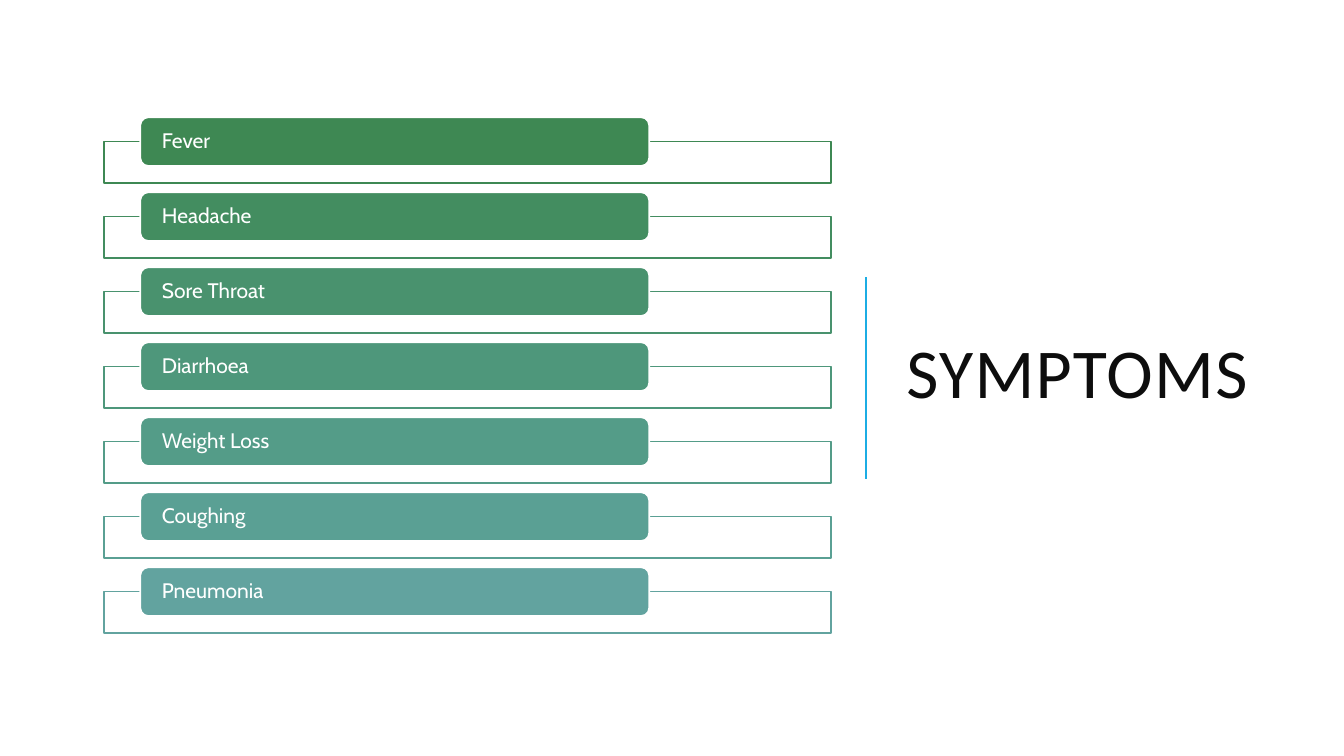
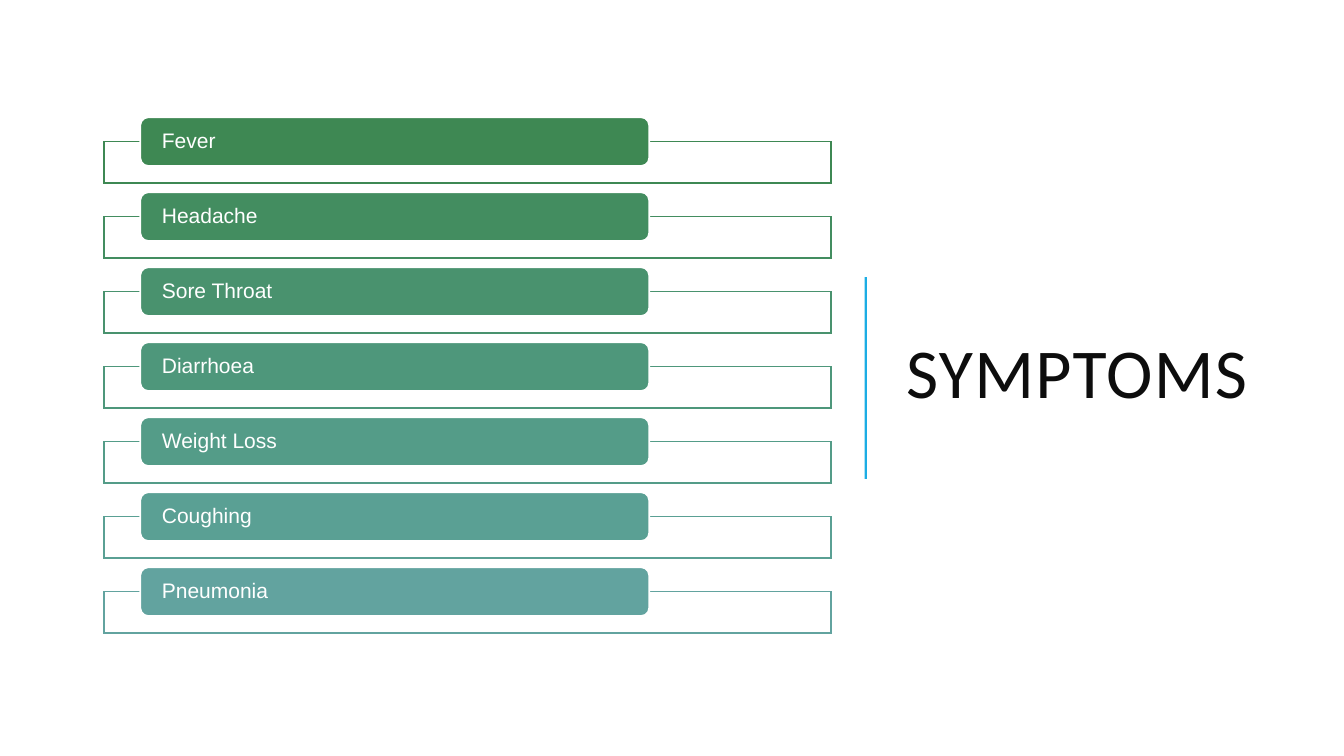
Before and after one commit to spicata/mint-fresh-notes, a slide deck: slide 3 of assets/A look at HIV.pptx. Drawn at 1344x756 pixels with LibreOffice and Linux fonts; fonts in the diff are those of the drawing. Boxes give left, top, right and bottom in pixels: in the first picture for what was removed or moved away, otherwise in the second. Text is boxed around its words. In the diff, an @@ line names an element or a change of style, - is before the commit and + after.

```diff
--- a/assets/A look at HIV.pptx
+++ b/assets/A look at HIV.pptx
@@ font Cabin to Arial in 7 elements at <box>162,133,216,148</box>, <box>162,207,258,223</box>, <box>162,283,273,298</box>, <box>162,358,254,373</box>, <box>162,433,277,452</box>, <box>162,508,252,527</box>, <box>162,583,268,598</box> @@
```
Also in this commit, not shown: 7 other slides changed, 25 other files.
